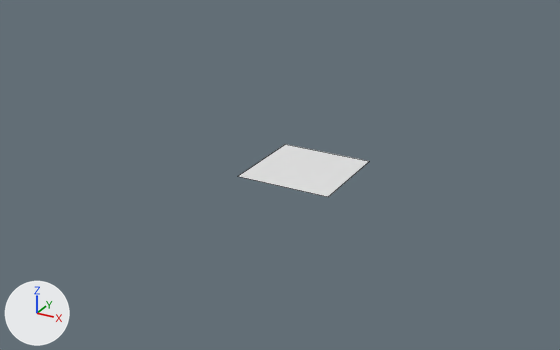
What one commit did to the COLLADA model bundle/deepracer_simulation_environment/share/deepracer_simulation_environment/meshes/Monaco/Monaco_track_field.dae.
Before and after are seen from a camera (50 mm lens) standing at (183.0, -348.0, 167.0) and looking at (-5.0, -8.0, -3.0). The lights are fixed; the arrows at lower left show +X, +Y and +Z. Mesh edges are drawn as thin lines. Materials are left out; every surface is plain grey.

Names of what the first picture shows: 'field'.
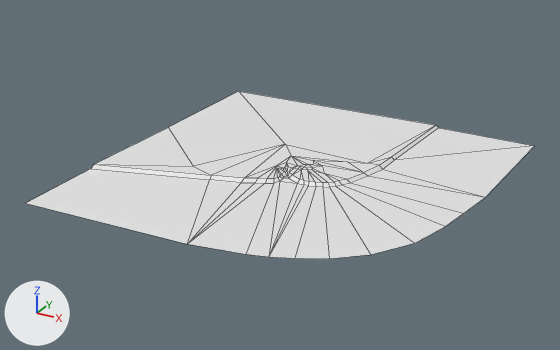
Changed parts and their boxes (x1, y1, x2, y2) in the pictures (560 x 350 px):
'field', reshaped (286% wider, 213% taller)
    before: (238, 144, 369, 197)
    after: (26, 91, 534, 259)

The change, as a diff of the scene's bpy script:
```diff
--- a/bundle/deepracer_simulation_environment/share/deepracer_simulation_environment/meshes/Monaco/Monaco_track_field.dae.py
+++ b/bundle/deepracer_simulation_environment/share/deepracer_simulation_environment/meshes/Monaco/Monaco_track_field.dae.py
@@ me_fieldshape @@
 # used by ob_field; location = (0.0, 0.0, 0.0)
-me_fieldshape.from_pydata(...)  # 4 vertices, 1 face; spans x -19.9..33.5, y -26.7..26.7, z 0.0
+me_fieldshape.from_pydata(...)  # 100 vertices, 112 faces; spans x -98.0..108.3, y -103.2..101.2, z -1.5..0.0
+# me_fieldshape part 1
+# 3 vertices are removed from x -19.9..33.5, y -26.7..26.7, z 0.0
+# 1 face is deleted
+# 99 vertices are added at x -98.0..108.3, y -103.2..101.2, z -1.5..0.0
+# 112 new faces join them
```
